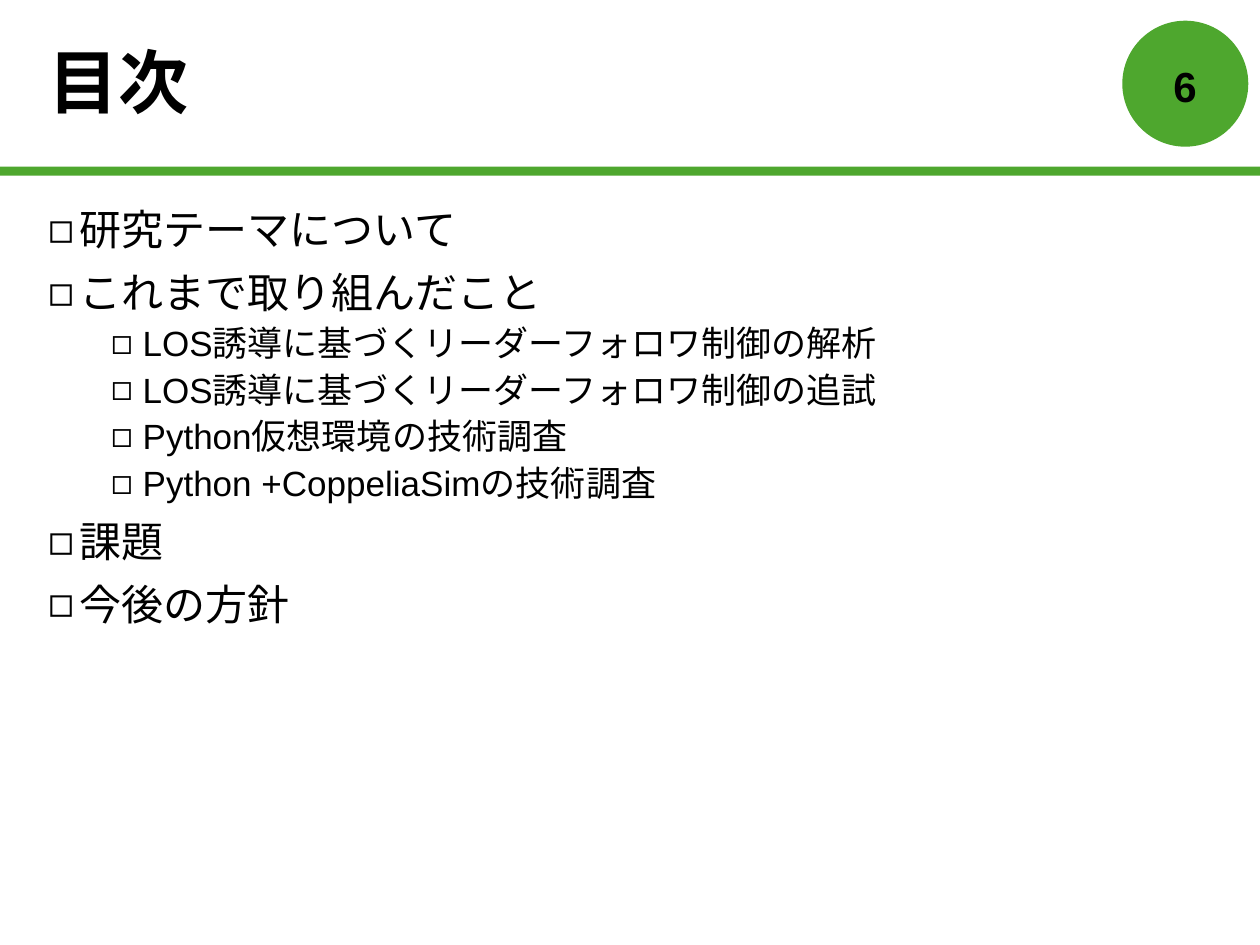
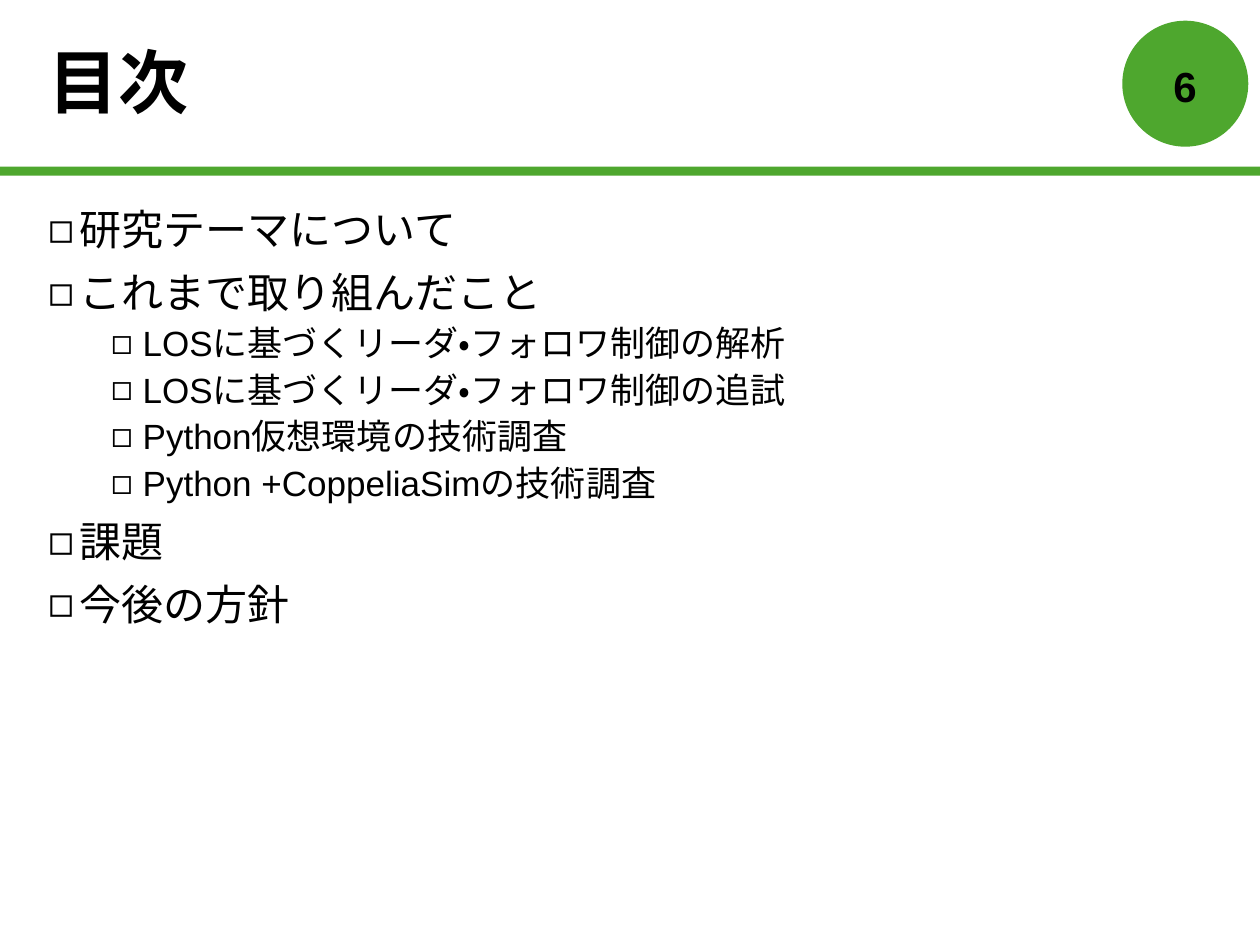
Before and after one commit to forest-book/MatlabLOSFormation, a slide deck: slide 7 of 森本皓斗.pptx. Drawn at 1260x945 pixels with LibreOffice and Linux fonts; fonts in the diff are those of the drawing. Boxes give left, top, right and bottom in pixels: in the first picture for what was removed or moved away, otherwise in the second. Text is boxed around its words. In the diff, an @@ line names an element or a change of style, - is before the commit and + after.

```diff
--- a/森本皓斗.pptx
+++ b/森本皓斗.pptx
@@ text at [143, 328, 786, 406]: text changed @@
-  ◻ LOS誘導に基づくリーダーフォロワ制御の解析
-  ◻ LOS誘導に基づくリーダーフォロワ制御の追試
+  ◻ LOSに基づくリーダ・フォロワ制御の解析
+  ◻ LOSに基づくリーダ・フォロワ制御の追試
```
Also in this commit, not shown: 4 other slides changed, 3 slides added, 3 slides removed.
